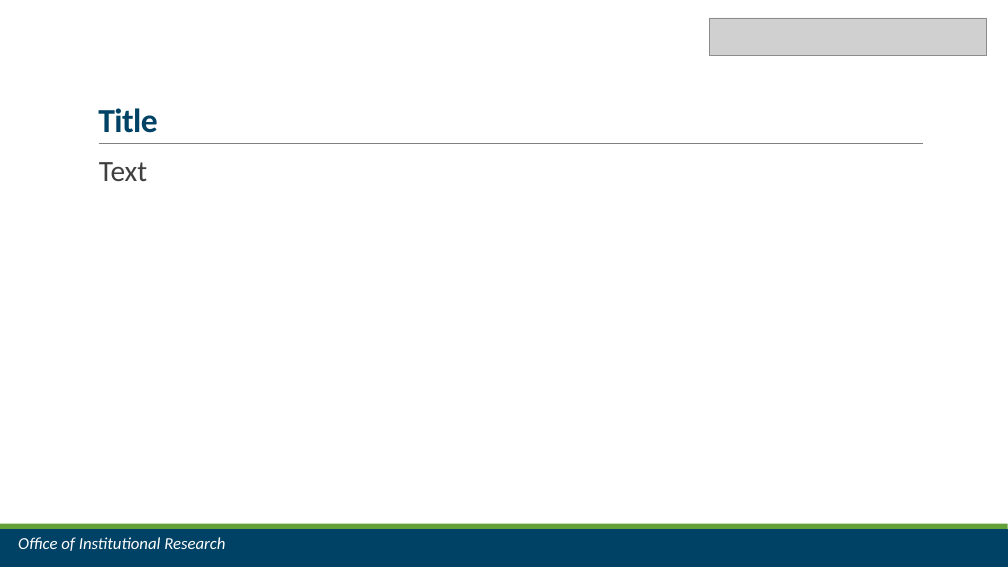
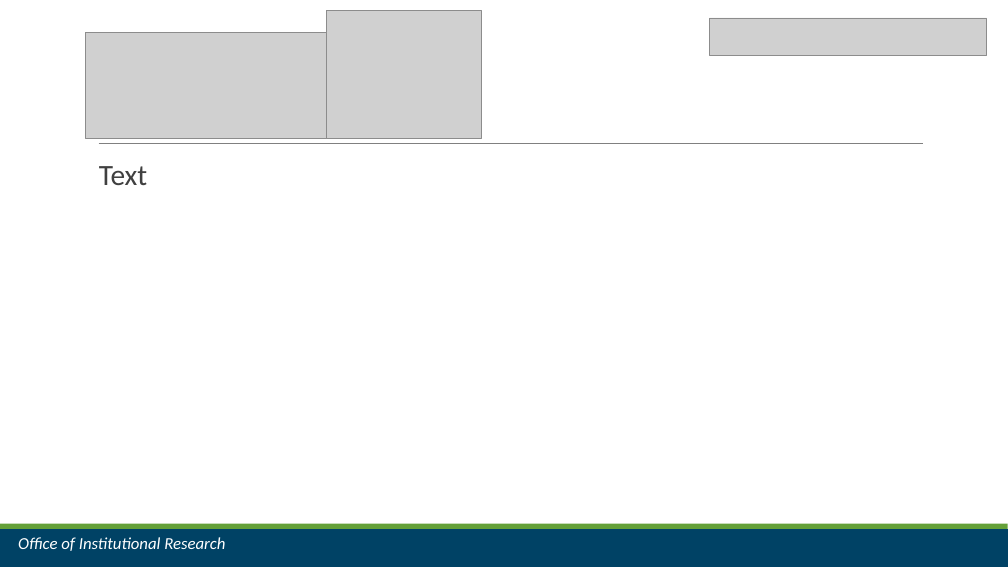
Before and after one commit to jrf1111/Do-You-Git-It-Now, a slide deck: slide 10 of Do You Git It Now.pptx. Drawn at 1008x567 pixels with LibreOffice and Linux fonts; fonts in the diff are those of the drawing; grey boxes stand for pictures. Boxes give left, top, right and bottom in pixels: in the first picture for what was removed or moved away, otherwise in the second. Text is boxed around its words. In the diff, an @@ line names an element or a change of style, - is before the commit and + after.

```diff
--- a/Do You Git It Now.pptx
+++ b/Do You Git It Now.pptx
@@ picture added at box(327, 10, 482, 138) @@
@@ picture added at box(85, 33, 343, 138) @@
@@ title removed at box(98, 108, 158, 133) @@
-Title
@@ text "Text" at box(99, 166, 147, 185): indent changed; line spacing 0.9 to 1; less space between paragraphs @@
```
Also in this commit, not shown: 9 other slides changed, 3 slides added, 1 slide removed, 18 other files.
